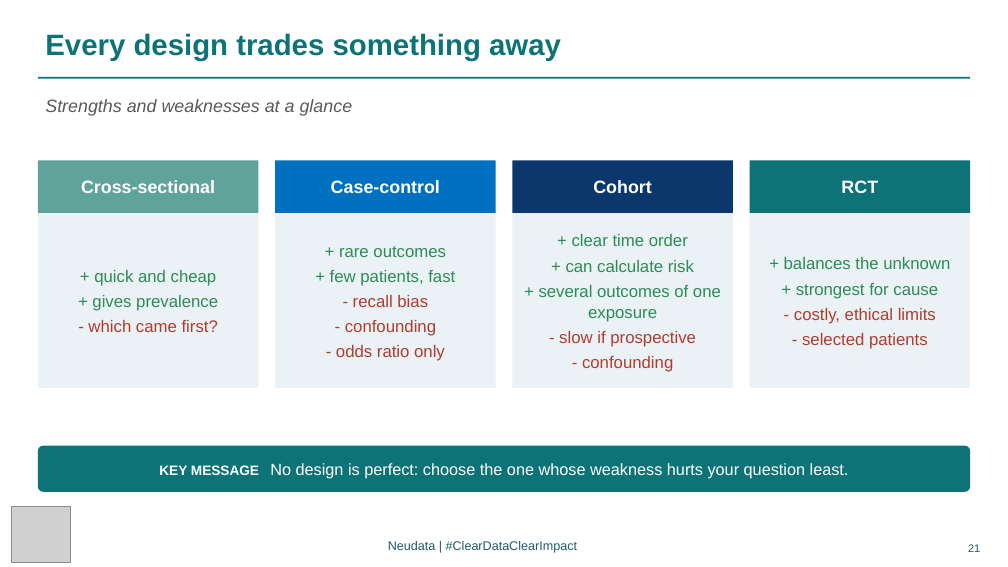
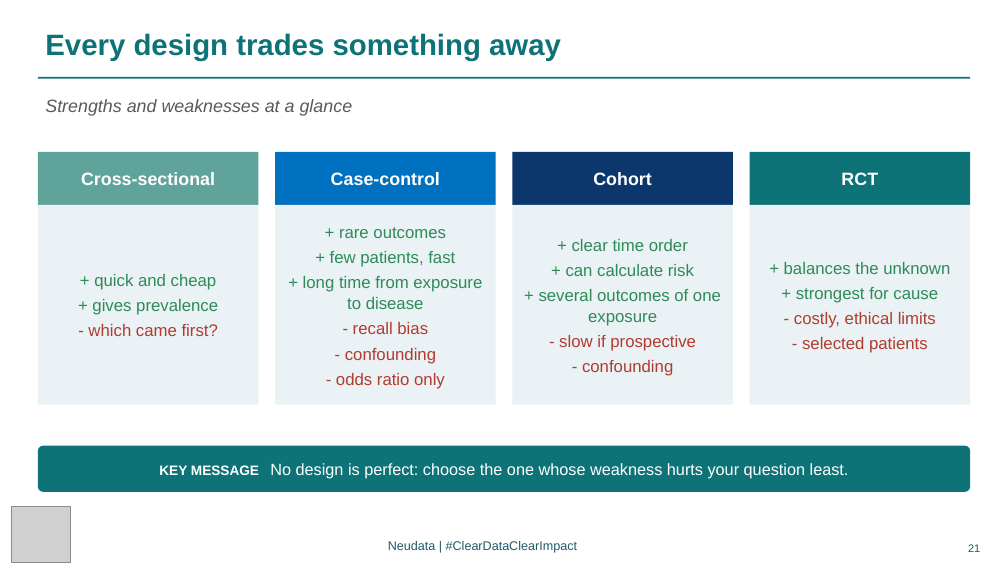
Before and after one commit to neu-data/FoundationsofClinicalResearch, a slide deck: slide 21 of en/files/slides/Session_3_EN.pptx. Drawn at 1008x567 pixels with LibreOffice and Linux fonts; fonts in the diff are those of the drawing; grey boxes stand for pictures. Boxes give left, top, right and bottom in pixels: in the first picture for what was removed or moved away, otherwise in the second. Text is boxed around its words. In the diff, an @@ line names an element or a change of style, - is before the commit and + after.

Commit message:
Rebuild site for course v3.15 (registry wording, Lectures 3 to 5 fixes)

```diff
--- a/en/files/slides/Session_3_EN.pptx
+++ b/en/files/slides/Session_3_EN.pptx
@@ 4 rectangles: place and size @@
-4 rectangles at (38, 160, 970, 213)
+4 rectangles at (38, 152, 970, 205)
@@ rectangle "+ quick and cheap": place and size @@
-rectangle "+ quick and cheap" at (38, 213, 259, 388)
+rectangle "+ quick and cheap" at (38, 205, 259, 405)
@@ rectangle "+ rare outcomes": place and size @@
-rectangle "+ rare outcomes" at (275, 213, 496, 388)
+rectangle "+ rare outcomes" at (275, 205, 496, 405)
@@ rectangle "+ clear time order": place and size @@
-rectangle "+ clear time order" at (513, 213, 734, 388)
+rectangle "+ clear time order" at (513, 205, 734, 405)
@@ rectangle "+ balances the unknown": place and size @@
-rectangle "+ balances the unknown" at (749, 213, 970, 388)
+rectangle "+ balances the unknown" at (749, 205, 970, 405)
@@ text in rectangle at (303, 276, 482, 309): paragraph added @@
++ long time from exposure to disease
```
Also in this commit, not shown: 1 other slide changed, 44 other files.
